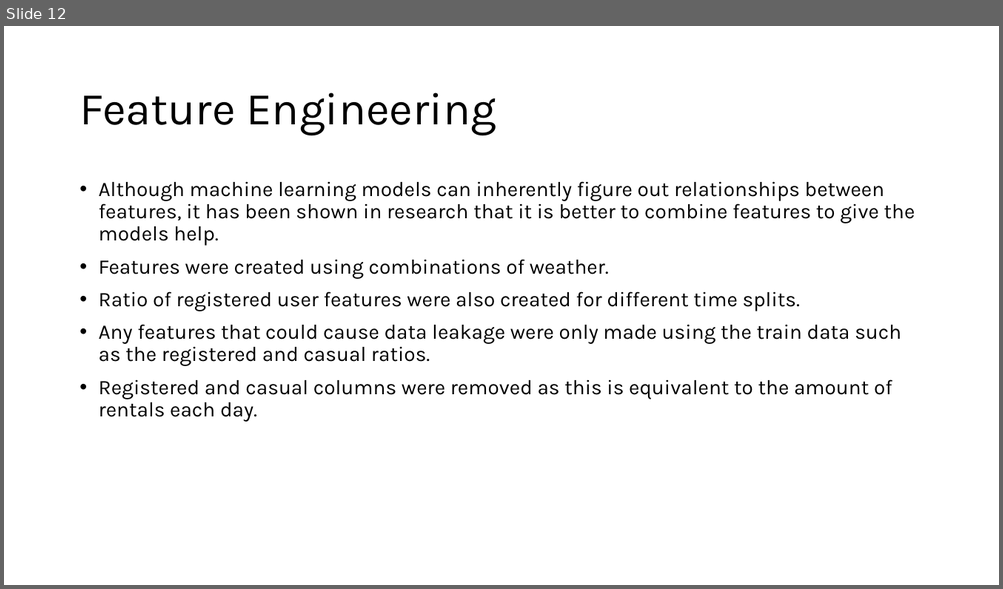
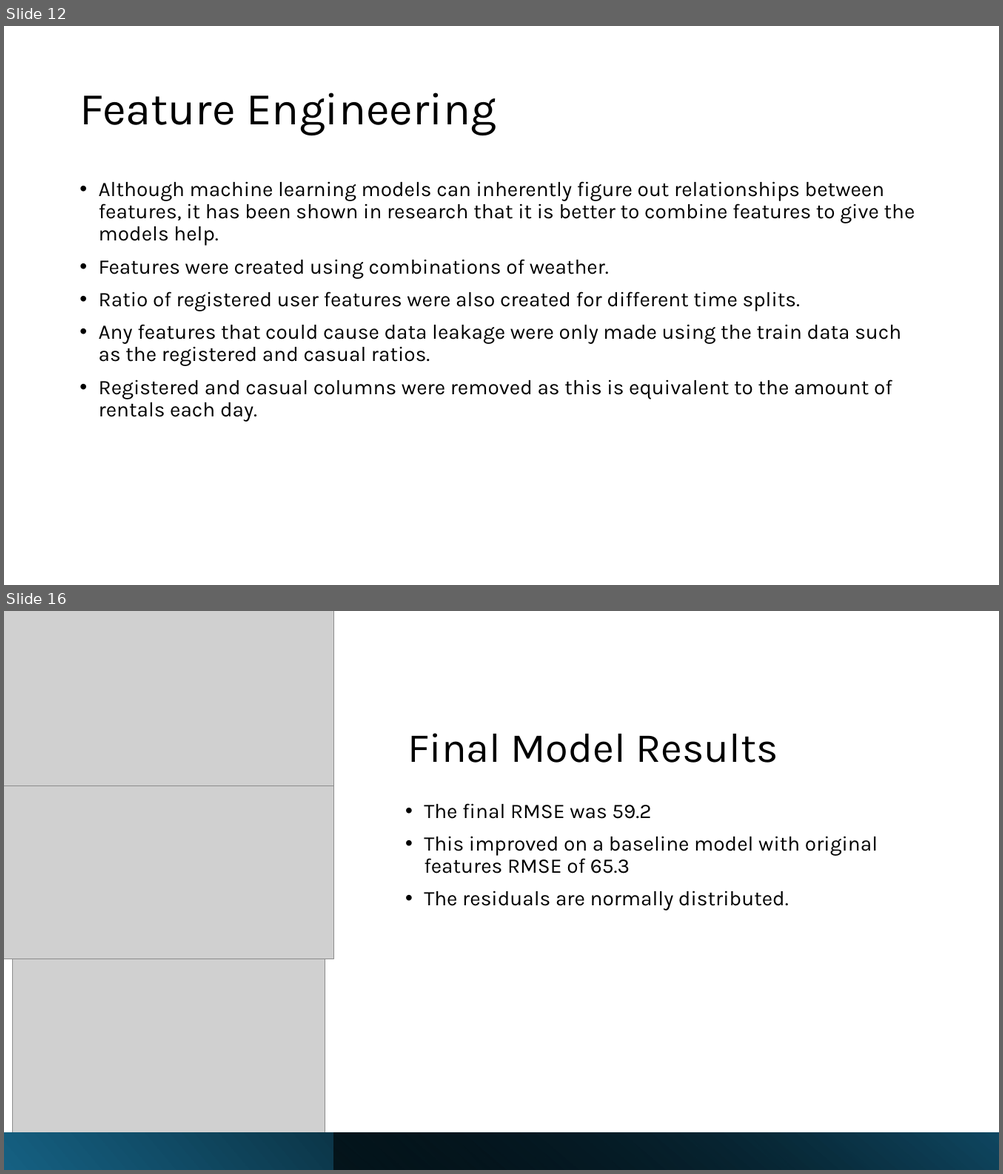
Before and after one commit to lrcode97/bike_demand_2025, a slide deck: presentation.pptx. Shown one above the other, each under a label of ours: slide 12 before the commit, slides 12 and 16 after it; the slides between them are not shown. The pictures are 1003x589 and 1003x1174 pixels, drawn with LibreOffice and Linux fonts; fonts in the diff are those of the drawing; grey boxes stand for pictures. Boxes give left, top, right and bottom in pixels: in the first picture for what was removed or moved away, otherwise in the second. Text is boxed around its words. In the diff, an @@ line names an element or a change of style, - is before the commit and + after.

```diff
--- a/presentation.pptx
+++ b/presentation.pptx
@@ slide 16 added at <box>4,611,999,1170</box>, background #FFFFFF @@
@@ picture added at <box>4,611,334,786</box> @@
@@ title added at <box>407,733,777,763</box>, 40 pt, text #000000 @@
+Final Model Results
@@ picture added at <box>4,786,334,960</box> @@
@@ text added at <box>424,803,877,911</box>, 20 pt, text #000000 @@
+• The final RMSE was 59.2
+• This improved on a baseline model with original features RMSE of 65.3
+• The residuals are normally distributed.
@@ picture added at <box>13,954,325,1133</box> @@
@@ rectangle added at <box>4,1133,999,1170</box>, fill gradient #156082 to #000000 @@
@@ rectangle added at <box>334,1133,999,1170</box>, fill gradient #000000 to #104862 @@
```
Also in this commit, not shown: 1 slide changed, 2 other slides added, 3 slides removed, 12 other files.
